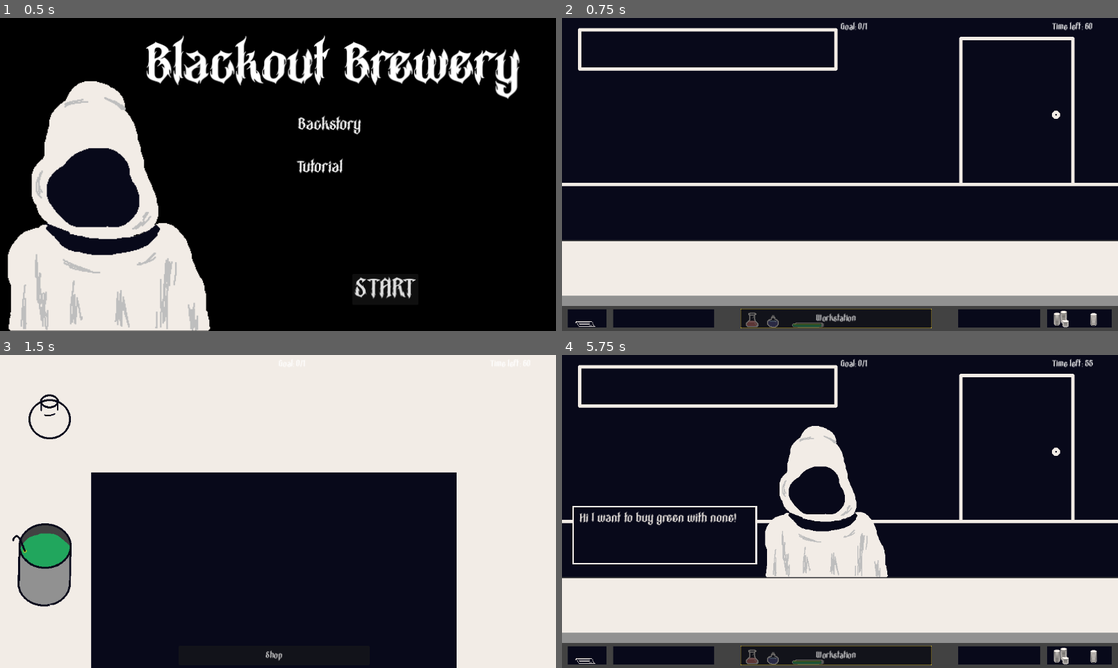
Above: before the commit, frames 1-4 (two rows, left to right).
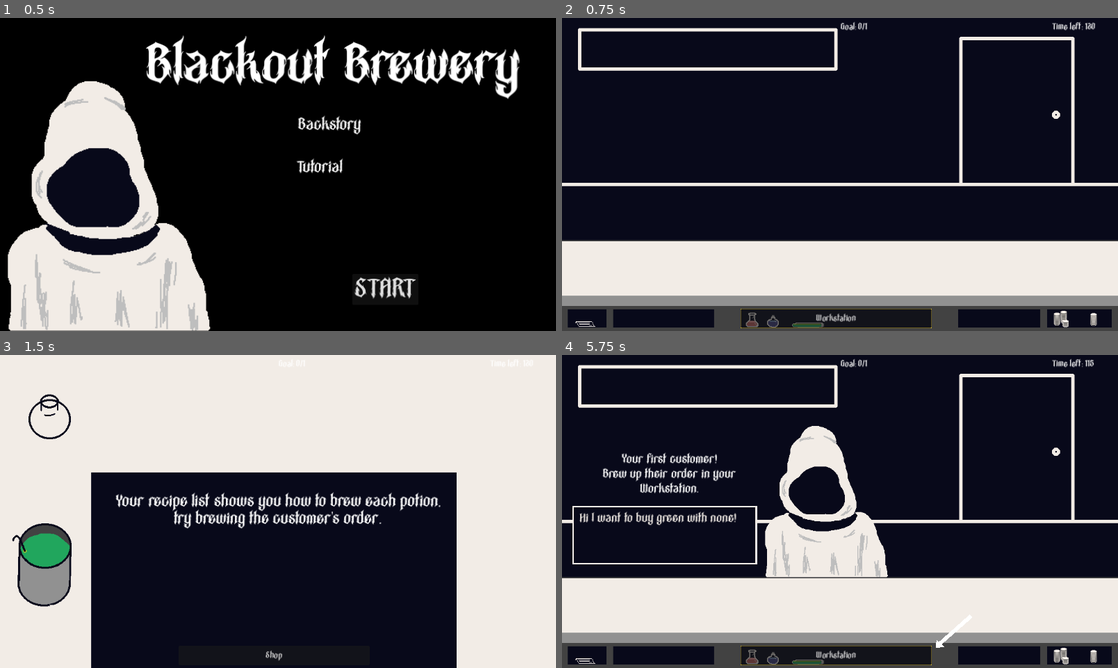
Above: after the commit, the same moments.

Repository: slowstate/blackout-brewery
Game: Godot game, scene res://scenes/main.tscn
Two runs of this game, one before a commit and one after it. Both use one fixed random seed, a clock stepped at 60 frames per second and the inputs below.
Inputs:
- Up to frame 1 (0.5 s): no input
- Up to frame 2 (0.75 s): click "START" at 0.5 s
- Up to frame 3 (1.5 s): click "Workstation" at 1.25 s
- Up to frame 4 (5.75 s): click "Shop" at 2 s; click "Workstation" at 2.75 s; click "Shop" at 3.5 s; click "Workstation" at 4.25 s; click "Shop" at 5 s

Frame 1 is identical in both runs. In frame 2, less than 0.1% of the frame differs, in the area x 94-96%, y 1-4%; in frame 3, 2.2%, in the area x 20-80%, y 43-56%; in frame 4, 1.1%.

Commit message:
Added tooltips for brewing, order timeout, wrong order and lamp

Diff:
--- a/project.godot
+++ b/project.godot
@@ -10,7 +10,7 @@
 
 [application]
 
-config/name="Pirate-software-game-jam-15-test"
+config/name="Blackout Brewery"
 run/main_scene="res://scenes/main.tscn"
 config/features=PackedStringArray("4.2", "Forward Plus")
 config/icon="res://icon.svg"
--- a/scenes/shop.tscn
+++ b/scenes/shop.tscn
@@ -1,9 +1,13 @@
-[gd_scene load_steps=5 format=3 uid="uid://b73anoref74kw"]
+[gd_scene load_steps=6 format=3 uid="uid://b73anoref74kw"]
 
 [ext_resource type="Texture2D" uid="uid://dsmto516rffkp" path="res://assets/backgrounds/shop.png" id="1_1s1f2"]
 [ext_resource type="Script" path="res://scripts/shop.gd" id="1_rbtev"]
 [ext_resource type="PackedScene" uid="uid://3tinlc3aoc6m" path="res://scenes/potion.tscn" id="3_nms6y"]
 [ext_resource type="FontFile" uid="uid://b0trcqqmj3o8" path="res://assets/fonts/PurevilRegular-6RaD6.ttf" id="3_s6rr8"]
+
+[sub_resource type="LabelSettings" id="LabelSettings_44g37"]
+font = ExtResource("3_s6rr8")
+font_size = 23
 
 [node name="Shop" type="Node2D"]
 script = ExtResource("1_rbtev")
@@ -22,5 +26,19 @@
 [node name="Potion" parent="." instance=ExtResource("3_nms6y")]
 position = Vector2(0, 196)
 
+[node name="TooltipLabel" type="Label" parent="."]
+offset_left = -554.0
+offset_top = -122.0
+offset_right = -153.0
+offset_bottom = -35.0
+label_settings = SubResource("LabelSettings_44g37")
+horizontal_alignment = 1
+autowrap_mode = 3
+
+[node name="Day1TooltipArrow" type="Polygon2D" parent="."]
+visible = false
+position = Vector2(85, 292)
+polygon = PackedVector2Array(113, -9, 115, -27, 120, -22, 184, -79, 190, -73, 126, -17, 131, -12)
+
 [connection signal="pressed" from="Button" to="." method="_on_button_pressed"]
 [connection signal="potionClicked" from="Potion" to="." method="_on_potion_potion_clicked"]
--- a/scenes/start.tscn
+++ b/scenes/start.tscn
@@ -94,6 +94,7 @@
 label_settings = SubResource("LabelSettings_tgyrh")
 
 [node name="TutorialLabel" type="Label" parent="."]
+layout_mode = 0
 offset_left = 38.0
 offset_top = -31.0
 offset_right = 169.0
--- a/scenes/workstation.tscn
+++ b/scenes/workstation.tscn
@@ -7,6 +7,10 @@
 [ext_resource type="PackedScene" uid="uid://cmjx6yh188wfx" path="res://scenes/potion_bases/green_potion_base.tscn" id="5_k4x1b"]
 [ext_resource type="PackedScene" uid="uid://3tinlc3aoc6m" path="res://scenes/potion.tscn" id="6_m7865"]
 [ext_resource type="FontFile" uid="uid://b0trcqqmj3o8" path="res://assets/fonts/PurevilRegular-6RaD6.ttf" id="7_gd148"]
+
+[sub_resource type="LabelSettings" id="LabelSettings_24r2r"]
+font = ExtResource("7_gd148")
+font_size = 30
 
 [node name="Workstation" type="Node2D"]
 script = ExtResource("1_gyorl")
@@ -35,8 +39,7 @@
 text = "Shop"
 clip_text = true
 
-[node name="LampTooltipLabel" type="Label" parent="."]
-visible = false
+[node name="TooltipLabel" type="Label" parent="."]
 anchors_preset = 8
 anchor_left = 0.5
 anchor_top = 0.5
@@ -48,21 +51,11 @@
 offset_bottom = 37.5
 grow_horizontal = 2
 grow_vertical = 2
-theme_override_fonts/font = ExtResource("7_gd148")
-theme_override_font_sizes/font_size = 30
-text = "Oh no!
-What happened to the lights?!
-Looks like we only have our trusty lamp to work with.
-Try dragging the lamp to continue brewing..."
+label_settings = SubResource("LabelSettings_24r2r")
 horizontal_alignment = 1
-
-[node name="LampTooltipTimer" type="Timer" parent="."]
-wait_time = 10.0
-one_shot = true
 
 [connection signal="workstationButtonPressed" from="." to="." method="_on_workstation_button_pressed"]
 [connection signal="bottleClicked" from="Bottle" to="." method="_on_bottle_bottle_clicked"]
 [connection signal="potionBaseClicked" from="GreenPotionBase" to="." method="_on_green_potion_base_potion_base_clicked"]
 [connection signal="potionClicked" from="Potion" to="." method="_on_potion_potion_clicked"]
 [connection signal="pressed" from="Button" to="." method="_on_button_pressed"]
-[connection signal="timeout" from="LampTooltipTimer" to="." method="_on_lamp_tooltip_timer_timeout"]
--- a/scripts/bottle.gd
+++ b/scripts/bottle.gd
@@ -1,15 +1,6 @@
 extends Node2D
 
 signal bottleClicked
-
-# Called when the node enters the scene tree for the first time.
-func _ready():
-	pass # Replace with function body.
-
-
-# Called every frame. 'delta' is the elapsed time since the previous frame.
-func _process(delta):
-	pass
 
 
 func _on_area_2d_input_event(viewport, event, shape_idx):
--- a/scripts/customer.gd
+++ b/scripts/customer.gd
@@ -1,11 +1,11 @@
 extends Node2D
 
-signal customerOrderTimeout
+signal customerOrderTimeout(completed: bool)
 signal customerOrderComplete
 signal customerOrderWrong
 var orderBase
 var orderIngredient
-var orderFulfilled = false
+var orderCompleted = false
 
 @onready var timer = $Timer
 @onready var order_dialog = $Order/OrderDialog
@@ -17,10 +17,6 @@
 	add_to_group("customers")
 
 
-# Called every frame. 'delta' is the elapsed time since the previous frame.
-func _process(delta):
-	pass
-
 func generate_order():
 	orderBase = Recipes.bases.green
 	#orderBase = randi_range(1, Recipes.bases.size()-1)
@@ -29,21 +25,21 @@
 
 func check_order(potion):
 	if potion.base == orderBase && potion.ingredient == orderIngredient:
-		if !orderFulfilled:
-			orderFulfilled = true
+		if !orderCompleted:
+			orderCompleted = true
 			order_dialog.text = "Thank you for the " + Recipes.bases.find_key(orderBase) + " with " + Recipes.ingredients.find_key(orderIngredient) + "!"
 			timer.wait_time = 4
 			timer.start()
 			customerOrderComplete.emit()
-		elif orderFulfilled:
+		elif orderCompleted:
 			order_dialog.text = "Thanks for the donation!"
 	else:
 		order_dialog.text ="I'm still waiting for my " + Recipes.bases.find_key(orderBase) + " with " + Recipes.ingredients.find_key(orderIngredient)
 		customerOrderWrong.emit()
 
 func _on_timer_timeout():
-	customerOrderTimeout.emit()
+	customerOrderTimeout.emit(orderCompleted)
 
-func set_timeout():
-	timer.wait_time = randi_range(5, 10)
+func set_timeout(custom_wait_time:int = 20):
+	timer.wait_time = custom_wait_time
 	timer.start()
--- a/scripts/green_potion_base.gd
+++ b/scripts/green_potion_base.gd
@@ -1,15 +1,6 @@
 extends Node2D
 
 signal potionBaseClicked
-
-# Called when the node enters the scene tree for the first time.
-func _ready():
-	pass # Replace with function body.
-
-
-# Called every frame. 'delta' is the elapsed time since the previous frame.
-func _process(delta):
-	pass
 
 
 func _on_area_2d_input_event(viewport, event, shape_idx):
--- a/scripts/main.gd
+++ b/scripts/main.gd
@@ -13,6 +13,16 @@
 @onready var order_goal_label = $UI/OrderGoalLabel
 @onready var ui = $UI
 
+const DAY_LENGTH:int = 121
+
+# Tooltip strings for Shop
+const DAY_1_TOOLTIP: String = "Your first customer!\nBrew up their order in your Workstation."
+const CUSTOMER_ORDER_TIMEOUT_TOOLTIP: String = "Customers won't wait forever,\ncomplete their order before they leave!"
+const CUSTOMER_ORDER_WRONG_TOOLTIP: String = "You gave the wrong order!\nGiving the wrong order will decrease your time left."
+
+# Tooltip strings for Workstation
+const BREWING_TOOLTIP: String = "Your recipe list shows you how to brew each potion,\ntry brewing the customer's order."
+const LAMP_TOOLTIP: String = "Oh no!\nWhat happened to the lights?!\nYou'll have to make use of your trusty lamp.\nTry dragging the lamp to continue brewing..."
 
 var all_scenes = []
 
@@ -21,6 +31,10 @@
 var orders_completed
 var current_customer
 var new_day
+
+var customer_order_timeout_tooltip_shown:bool = false
+var customer_order_wrong_tooltip_shown:bool = false
+
 
 # Called when the node enters the scene tree for the first time.
 func _ready():
@@ -58,17 +72,28 @@
 	current_customer.customerOrderWrong.connect(_customer_order_wrong)
 	current_customer.add_to_group("Customer")
 	shop.add_child(current_customer)
+	if current_day == 1:
+		shop.show_tooltip(DAY_1_TOOLTIP)
+		shop.show_day_1_tooltip_arrow(true)
+	if current_day <= 2: current_customer.set_timeout(DAY_LENGTH)
 
 
-func _customer_order_timeout():
+func _customer_order_timeout(orderCompleted):
+	if !customer_order_timeout_tooltip_shown && !orderCompleted:
+		shop.show_tooltip(CUSTOMER_ORDER_TIMEOUT_TOOLTIP)
+		customer_order_timeout_tooltip_shown = true
 	if current_customer != null: current_customer.queue_free()
 	customer_spawn_timer.wait_time = randi_range(3, 5)
 	customer_spawn_timer.start()
 
 func _customer_order_complete():
+	shop.show_tooltip("")
 	orders_completed += 1
 
 func _customer_order_wrong():
+	if !customer_order_wrong_tooltip_shown:
+		shop.show_tooltip(CUSTOMER_ORDER_WRONG_TOOLTIP)
+		customer_order_wrong_tooltip_shown = true
 	day_timer.wait_time = day_timer.time_left - 3
 	day_timer.start()
 
@@ -78,13 +103,22 @@
 			current_customer.check_order(updated_potion)
 
 func _start_day():
-	if current_day == 1: workstation.show_lamp(false)
-	else: workstation.show_lamp(true)
+	if current_day == 1:
+		workstation.show_lamp(false)
+		workstation.show_tooltip(BREWING_TOOLTIP)
+	elif current_day == 2:
+		workstation.show_tooltip(LAMP_TOOLTIP)
+		workstation.show_lamp(true)
+	else:
+		workstation.show_tooltip("")
 
+
+	shop.show_tooltip("")
+	shop.show_day_1_tooltip_arrow(false)
 	workstation.reset_lamp_position()
 	order_goal = 0 + current_day
 	orders_completed = 0
-	day_timer.wait_time = 61
+	day_timer.wait_time = DAY_LENGTH
 	day_timer.start()
 	# Start spawn timer for first customer
 	customer_spawn_timer.wait_time = randi_range(3, 5)
@@ -114,8 +148,6 @@
 	if new_scene == all_scenes[3]: ui.visible = true
 	if new_scene == all_scenes[4]:
 		ui.visible = true
-		if current_day == 2:
-			workstation.show_lamp_tooltip()
 
 
 func _on_start_start_pressed():
--- a/scripts/potion.gd
+++ b/scripts/potion.gd
@@ -24,15 +24,6 @@
 		ingredient = val
 		_potion_updated()
 
-# Called when the node enters the scene tree for the first time.
-func _ready():
-	pass # Replace with function body.
-
-
-# Called every frame. 'delta' is the elapsed time since the previous frame.
-func _process(delta):
-	pass
-
 
 func _potion_updated():
 	if bottle == Recipes.bottle.added:
--- a/scripts/recipes.gd
+++ b/scripts/recipes.gd
@@ -3,12 +3,3 @@
 enum bottle {none, added}
 enum bases {none, blue, green, red}
 enum ingredients {none}
-
-# Called when the node enters the scene tree for the first time.
-func _ready():
-	pass # Replace with function body.
-
-
-# Called every frame. 'delta' is the elapsed time since the previous frame.
-func _process(delta):
-	pass
--- a/scripts/shop.gd
+++ b/scripts/shop.gd
@@ -5,16 +5,9 @@
 
 #@onready var customer = $Customer
 @onready var potion = $Potion
+@onready var tooltip_label = $TooltipLabel
+@onready var day_1_tooltip_arrow = $Day1TooltipArrow
 
-
-# Called when the node enters the scene tree for the first time.
-func _ready():
-	pass # Replace with function body.
-
-
-# Called every frame. 'delta' is the elapsed time since the previous frame.
-func _process(delta):
-	pass
 
 func _on_button_pressed():
 	shopButtonPressed.emit()
@@ -32,3 +25,9 @@
 	customer.check_order(potion)
 	potion._clear_potion()
 	potionSubmitted.emit()
+
+func show_tooltip(string):
+	tooltip_label.text = string
+
+func show_day_1_tooltip_arrow(show_arrow: bool):
+	day_1_tooltip_arrow.visible = show_arrow
--- a/scripts/workstation.gd
+++ b/scripts/workstation.gd
@@ -2,21 +2,11 @@
 
 @onready var potion = $Potion
 @onready var lamp = $Lamp
-@onready var lamp_tooltip_label = $LampTooltipLabel
-@onready var lamp_tooltip_timer = $LampTooltipTimer
+@onready var tooltip_label = $TooltipLabel
 
 signal potionUpdated(updatedPotion)
 
 signal workstationButtonPressed
-
-# Called when the node enters the scene tree for the first time.
-func _ready():
-	pass # Replace with function body.
-
-
-# Called every frame. 'delta' is the elapsed time since the previous frame.
-func _process(delta):
-	pass
 
 
 func _on_button_pressed():
@@ -44,11 +34,5 @@
 func reset_lamp_position():
 	lamp.position = Vector2(500, 200)
 
-func show_lamp_tooltip():
-	lamp_tooltip_label.visible = true
-	lamp_tooltip_timer.wait_time = 10
-	lamp_tooltip_timer.start()
-
-
-func _on_lamp_tooltip_timer_timeout():
-	lamp_tooltip_label.visible = false
+func show_tooltip(string):
+	tooltip_label.text = string
Not shown, added: export/web/v0.3/index.apple-touch-icon.png.import
Not shown, added: export/web/v0.3/index.icon.png.import
Not shown, added: export/web/v0.3/index.png.import
Not shown: 1 places in scenes/workstation.tscn that only renumber resources
Not shown, added: export/web/v0.3/index.apple-touch-icon.png
Not shown, added: export/web/v0.3/index.audio.worklet.js
Not shown, added: export/web/v0.3/index.html
Not shown, added: export/web/v0.3/index.icon.png
Not shown, added: export/web/v0.3/index.js
Not shown, added: export/web/v0.3/index.pck
Not shown, added: export/web/v0.3/index.png
Not shown, added: export/web/v0.3/index.wasm
(and 2 more such lines)
